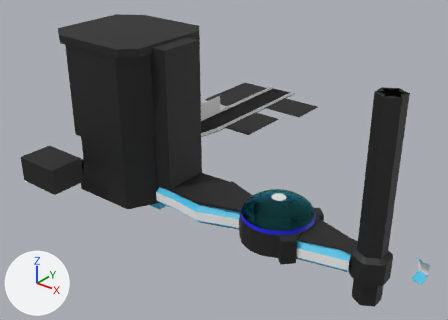
What one commit did to the Blender file Assets/BlenderModels/Chapter1-2/Chapter1-2Mesh.blend.
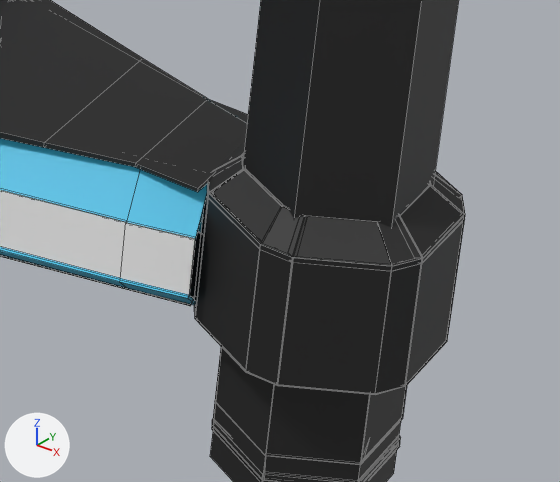
There are two pictures of each version: one whole from a 50 mm lens placed at (68.4, -86.6, 71.9), pointed at (-7.8, 8.6, 12.9), one close up on the part from 71% to 91% of the width and 69% to 94% of the height. Arrows for +X, +Y and +Z are at lower left; the lights stay in place. The close-ups show mesh edges as thin lines.

Objects in the first close-up: 'Cube.006', 'ElevatorShaft', 'ElevatorShaftWalls', 'Plane.003'.
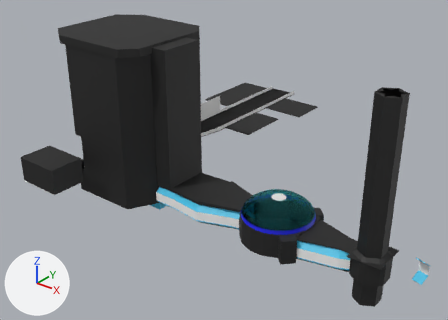
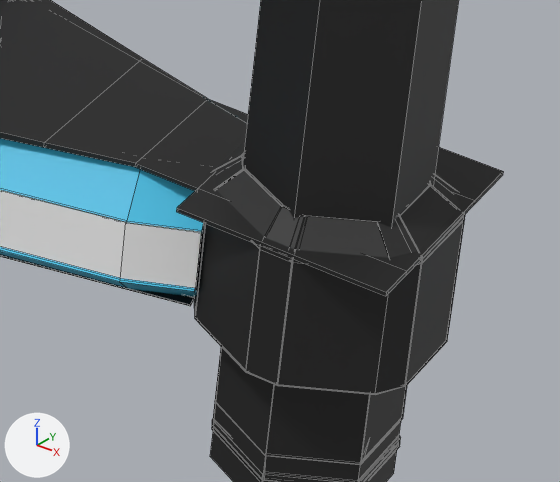
What differs and where, as boxes (x1, y1, x2, y2) in the close-ups (560 x 482 px; the box of a moved part takes in the faces that stretch with it):
'Cube.006', reshaped: before (0, 0, 248, 192); after (0, 0, 503, 296)
'Plane.003', reshaped: before (0, 138, 207, 305); after (0, 138, 203, 297)
part 1 of me_plane_002, moved or reshaped: before (119, 169, 207, 305); after (119, 169, 203, 297)
part 2 of me_cube_010, built on: before (198, 175, 213, 191); after (176, 147, 503, 296)

What the commit changed:
me_plane_002 has 60 vertices, 54 faces and spans x -10.81..1.01, y -2.26..2.31, z -0.11..2.14.
me_plane_002 is used by ob_plane_003; location (27.99, -2.43, 7.37); rotation (-1.571, 0.0, 0.262), in degrees (-90, 0, 15).
me_plane_002 part 1: all 12 vertices in x 0.99..1.01, y -2.26..2.31, z -0.11..1.55 are turned -5.3 degrees about the y axis through their middle, then moved by (0.02, 0.0, 0.39).
me_cube_010 is used by ob_cube_006; location (27.66, 0.45, 9.62); scale (1.0, 2.16, 0.0653).
me_cube_010 had 28 vertices, 26 faces and spanned x -10.3..1.0, y -2.04..2.04, z -2.04..8.59.
me_cube_010 now has 56 vertices, 42 faces and spans x -10.3..7.42, y -2.04..2.04, z -2.04..8.59.
Part 2, on me_cube_010:
1 face is deleted.
20 vertices are added at x 1.0..7.42, y -1.58..1.88, z -1.0..1.0.
12 new vertices lie (0.0, 0.0, 2.0) away from vertices in x 1.0..7.42, y -1.58..1.88, z -1.0.
15 new faces join them, mat_elevatorshaft_002 (dark grey #4c4c4c).
6 new faces join them.
